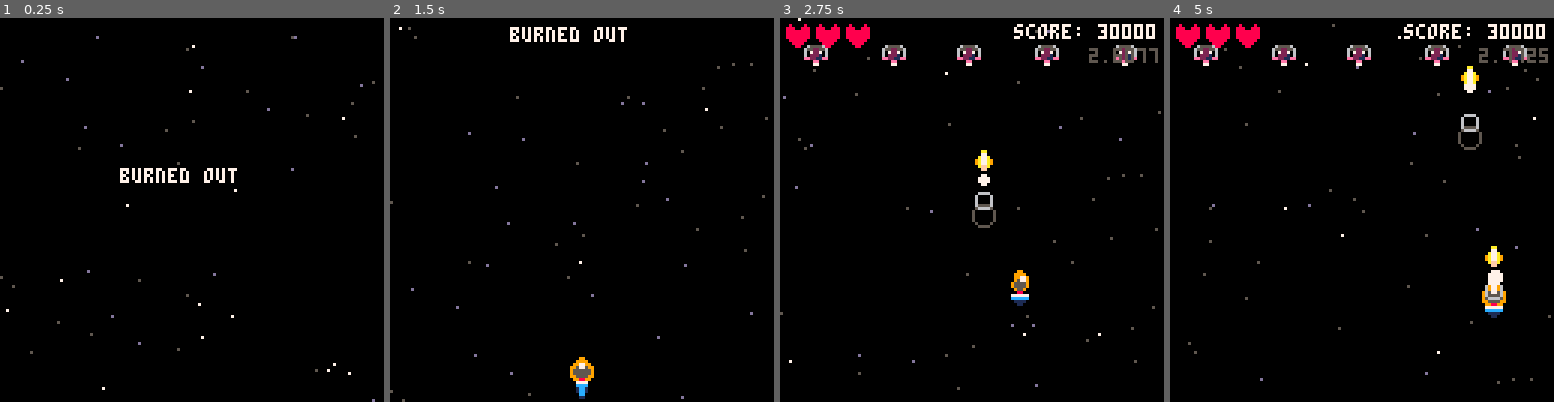
Above: before the commit, frames 1-4 (left to right).
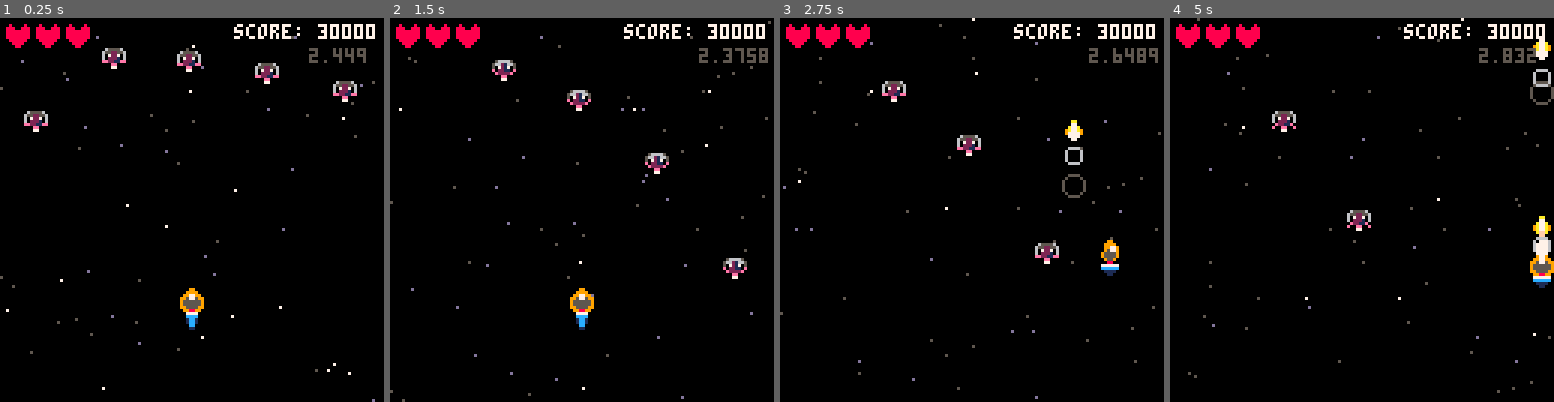
Above: after the commit, the same moments.

Repository: davecroman/pico8-shmup
Game: PICO-8 cartridge shmup.p8
Same seed, same stepped clock (60 frames per second), same inputs: the game is played once before the commit and once after it.
Inputs:
- Up to frame 1 (0.25 s): no input
- Up to frame 2 (1.5 s): tap O (Z key) at 0.7 s
- Up to frame 3 (2.75 s): hold Right 1.6-2.1 s; tap O (Z key) at 1.7, 2.1, 2.5 s; hold Up 2.15-2.42 s; hold Right from 2.47 s (still down)
- Up to frame 4 (5 s): tap O (Z key) every 0.4 s from 2.9 to 4.9 s; release Right at 3.03 s; hold Left 3.08-3.58 s; hold Down 3.63-3.97 s; hold Right 4.02-4.68 s; hold Up from 4.73 s (still down)

The runs differ from the first frame. In frame 1, 3.9% of the frame differs, in the area x 1-98%, y 1-82%; in frame 2, 4.3%; in frame 3, 3.8%; in frame 4, 4.5%, in the area x 4-100%, y 0-98%.

Commit message:
Some refactoring

Diff:
--- a/enemies.lua
+++ b/enemies.lua
@@ -1,9 +1,10 @@
-enemy_sprs = {13,14,15}
+e1_spr = {13,14,15}
+e2_spr = {29,30,31}
 
 function initEnemies()
     enemies = {}
     for i=1,5 do
-        add(enemies,{x=flr((i-0.5)*25.6)-4,y=8,hp=30,frame=0,anim_t=0})
+        add(enemies,{x=flr((i-0.5)*25.6)-4,y=8,hp=30,frame=0,anim_t=0, speed = rnd(3)})
     end
 end
 
@@ -14,11 +15,15 @@
             e.anim_t=0
             e.frame=(e.frame+1)%3
         end
+        e.y+=e.speed
+        if e.y>128 then
+            del(enemies,e)
+        end
     end
 end
 
 function drawEnemies()
     for e in all(enemies) do
-        spr(enemy_sprs[e.frame+1],e.x,e.y)
+        spr(e1_spr[e.frame+1],e.x,e.y)
     end
 end
--- a/main.lua
+++ b/main.lua
@@ -1,5 +1,5 @@
 function _init()
-    mode = "menu"
+    mode = "game"
     initMenu()
     initStarfield()
     initProjectiles()
--- a/menu.lua
+++ b/menu.lua
@@ -22,13 +22,13 @@
    end
 end
 
-function drawMenu()
+function drawMenu(p1)
     local titleY = 50 - minusY
     print("burned out", 40, titleY, 7)
     if btnPressed then
-        local targetPY = max(160 - minusY, pY)
-        spr(0, pX, targetPY)
-        spr(7 + boosterFrame, pX, targetPY + 6)
+        local targetPY = max(160 - minusY, p1.y)
+        spr(0, p1.x, targetPY)
+        spr(7 + p1.boosterFrame, p1.x, targetPY + 6)
     else
         blink_text("press ❎ to start", 28, 70, 0.5, 8)
     end
--- a/player.lua
+++ b/player.lua
@@ -1,31 +1,32 @@
 function initPlayer()
-    pX = 60
-    pY = 90
-    speed = 2
+    p1 = {
+        x=60, y=90,
+        vel=2,
+        currSpr=0,
+        fireCd=0,
+        fireRate=5,
+        fireSpeed=6,
+        boosterFrame=0
+    }
     frameCount = 1
-    currSpr = 0
-    fireCd = 0
-    fireRate = 5
-    fireSpeed = 6
     flash = 0
-    boosterFrame = 0
 end
 
 function updatePlayer()
-    if btn(0) then pX -= speed end
-    if btn(1) then pX += speed end
-    if btn(2) then pY -= speed end
-    if btn(3) then pY += speed end
+    if btn(0) then p1.x -= p1.vel end
+    if btn(1) then p1.x += p1.vel end
+    if btn(2) then p1.y -= p1.vel end
+    if btn(3) then p1.y += p1.vel end
 
-    pX = min(max(pX, 0), 128 - 8)
-    pY = min(max(pY, 0), 128 - 8)
+    p1.x = min(max(p1.x, 0), 128 - 8)
+    p1.y = min(max(p1.y, 0), 128 - 8)
 
     -- sprite
-    currSpr = 0
+    p1.currSpr = 0
     if btn(0) then
-        currSpr = 1
+        p1.currSpr = 1
     elseif btn(1) then
-        currSpr = 2
+        p1.currSpr = 2
     end
 
     -- animate flash
@@ -34,27 +35,27 @@
     end
 
     -- animate booster
-    boosterFrame = (boosterFrame + 1) % 2
+    p1.boosterFrame = (p1.boosterFrame + 1) % 2
 
     --  FIRING CHECKS
-    if btn(4) and fireCd == 0 then
-        addProjectile(pX, pY -4, 0, -1*fireSpeed)
+    if btn(4) and p1.fireCd == 0 then
+        addProjectile(p1.x, p1.y - 4, 0, -1 * p1.fireSpeed)
         sfx(0)
         flash = 6
-        fireCd = fireRate
+        p1.fireCd = p1.fireRate
     end
 
-    fireCd = max(0, fireCd - 1)
+    p1.fireCd = max(0, p1.fireCd - 1)
 end
 
 function drawPlayer()
-    spr(currSpr, pX, pY)
+    spr(p1.currSpr, p1.x, p1.y)
 
     -- flash
     if(flash > 0) then
-        circfill(pX + 4, pY - 2, flash, 7)
+        circfill(p1.x + 4, p1.y - 2, flash, 7)
     end
 
-    -- boster
-    spr(7 + boosterFrame, pX, pY + 6)
+    -- booster
+    spr(7 + p1.boosterFrame, p1.x, p1.y + 6)
 end
--- a/starfield.lua
+++ b/starfield.lua
@@ -1,18 +1,18 @@
 function initStarfield()
-    starCount = 50
+    starCount = 60
     stars = {}
     for i=1, starCount do
-        add(stars, {x=flr(rnd(128)), y=flr(rnd(128)), speed=flr(rnd(3))+1})
+        add(stars, {x=flr(rnd(128)), y=flr(rnd(128)), dy=flr(rnd(3))+1})
     end
 end
 
 function updateStarfield()
     for s in all(stars) do
-        s.y = s.y + s.speed
+        s.y = s.y + s.dy
         if s.y > 128 then
             s.y = 0
             s.x = flr(rnd(128))
-            s.speed = flr(rnd(3))+1
+            s.dy = flr(rnd(3))+1
         end
     end
 end
@@ -21,9 +21,9 @@
     --  convert to for s in all(stars) do
     for s in all(stars) do
         local clr = 7
-        if s.speed == 2 then
+        if s.dy == 2 then
             clr = 13
-        elseif s.speed == 1 then
+        elseif s.dy == 1 then
             clr = 5
         end
         pset(s.x, s.y, clr)
